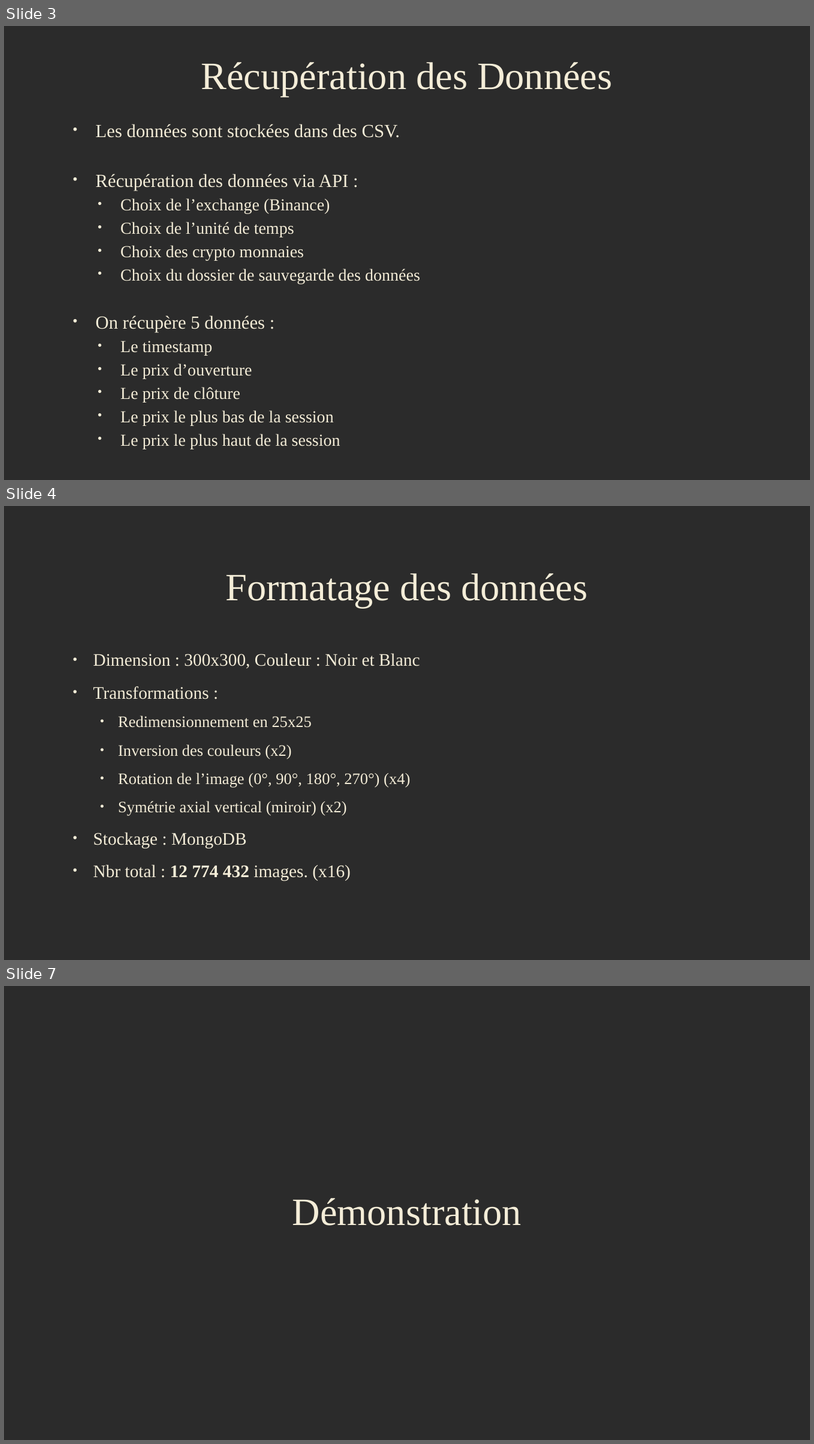
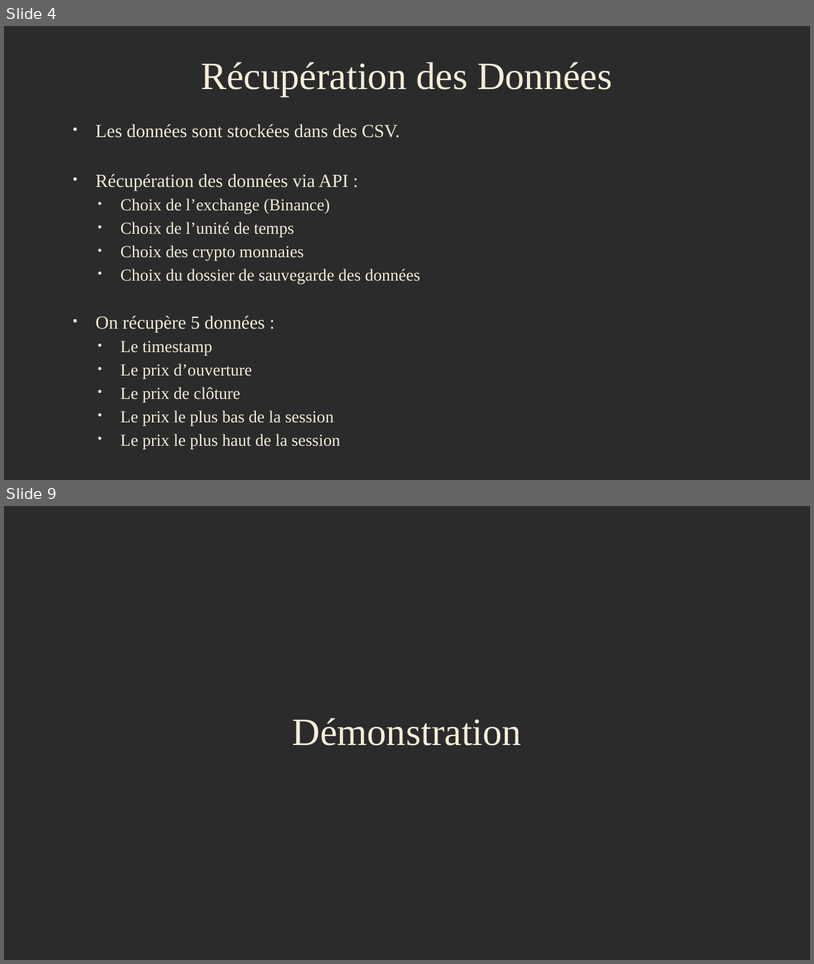
Before and after one commit to Yann-Fournier/MoneyTime, a slide deck: Presentation.odp. Shown one above the other, each under a label of ours: slides 3, 4 and 7 before the commit, slides 4 and 9 after it; the slides between them are not shown. The pictures are 814x1444 and 814x964 pixels, drawn with LibreOffice and Linux fonts; fonts in the diff are those of the drawing; background and template pictures are left out; a plain dark background stands for a picture behind light text. Boxes give left, top, right and bottom in pixels: in the first picture for what was removed or moved away, otherwise in the second. Text is boxed around its words. In the diff, an @@ line names an element or a change of style, - is before the commit and + after.

```diff
--- a/Presentation.odp
+++ b/Presentation.odp
@@ slide 4 removed at (x1=4, y1=506, x2=810, y2=960), background picture (left out) @@
@@ title removed at (x1=225, y1=573, x2=588, y2=607) @@
-Formatage des données
@@ text removed at (x1=93, y1=653, x2=420, y2=880) @@
-• Dimension : 300x300, Couleur : Noir et Blanc
-• Transformations :
-  • Redimensionnement en 25x25
-  • Inversion des couleurs (x2)
-  • Rotation de l’image (0°, 90°, 180°, 270°) (x4)
-  • Symétrie axial vertical (miroir) (x2)
-• Stockage : MongoDB
-• Nbr total : 12 774 432 images. (x16)
@@ what was slide 3 is now slide 4 @@
@@ what was slide 7 is now slide 9 @@
```
Also in this commit, not shown: 1 slide changed, 5 slides added, 2 other slides removed.
